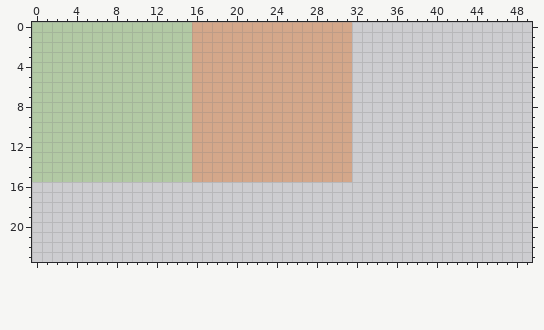
Pixel-art file -- Assets/Sprites/UI.ase. The picture above is the old version.
128x128 pixels, 1 frame. Shown: x 0..49, y 0..23.
After the commit:
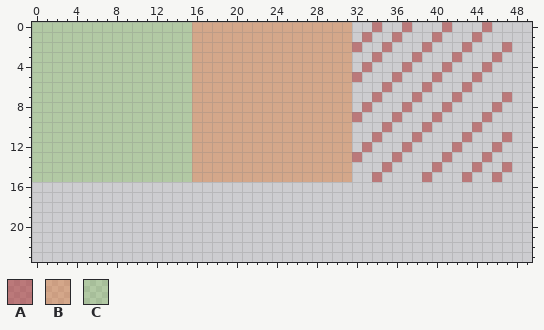
Palette (. is transparent): A #ac32328a  B #df712669  C #6abe3046
Edits made:
The author put colour A in row 0 at x 34, 37, 41 and 45; in row 1 at x 33, 36, 40 and 44; in row 2 at x 32, 35, 39, 43 and 47; in row 3 at x 34, 38, 42 and 46; in row 4 at x 33, 37, 41 and 45; in row 5 at x 32, 36, 40 and 44.
The author put colour A in row 6 at x 35, 39 and 43; in row 7 at x 34, 38, 42 and 47; in row 8 at x 33, 37, 41 and 46; in row 9 at x 32, 36, 40 and 45; in row 10 at x 35, 39 and 44; in row 11 at x 34, 38, 43 and 47.
The author put colour A in row 12 at x 33, 37, 42 and 46; in row 13 at x 32, 36, 41 and 45; in row 14 at x 35, 40, 44 and 47; in row 15 at x 34, 39, 43 and 46.
